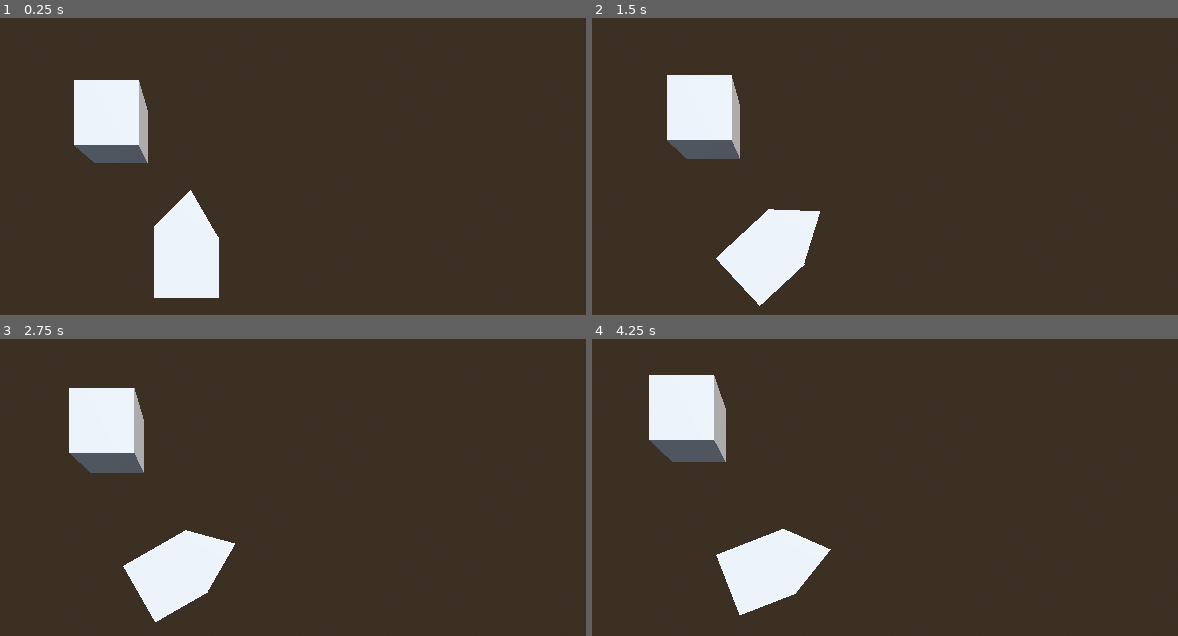
Above: before the commit, frames 1-4 (two rows, left to right).
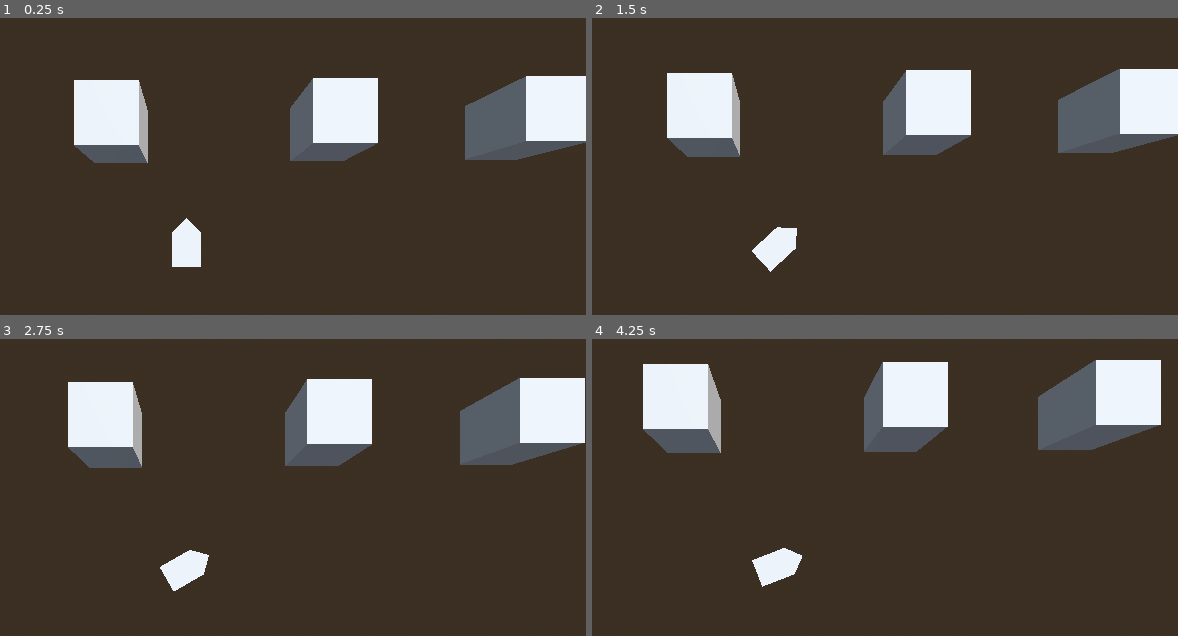
Above: after the commit, the same moments.

Repository: TheiaB/propaganda-asteroids
Game: Godot game, scene res://scenes/game.tscn
The game is run twice, just before and just after one commit, with the same random seed, the same clock (stepped at 60 frames per second) and the same inputs. Before the commit the project starts from res://game.tscn.
Inputs:
- Up to frame 1 (0.25 s): no input
- Up to frame 2 (1.5 s): tap Enter at 0.5 s; hold D (right) 0.53-1.28 s; tap S (break) at 0.6 s; hold A (left) from 1.28 s (still down); tap W (gas) at 1.35 s
- Up to frame 3 (2.75 s): release A (left) at 2.03 s; hold D (right) from 2.03 s (still down); tap S (break) at 2.1 s
- Up to frame 4 (4.25 s): tap W (gas) at 2.85 s; release D (right) at 3.53 s; hold A (left) from 3.53 s (still down); tap S (break) at 3.6 s

The runs differ from the first frame. In frame 1, 11% of the frame differs, in the area x 26-100%, y 19-95%; in frame 2, 12%; in frame 3, 13%; in frame 4, 13%, in the area x 8-98%, y 7-93%.

Commit message:
add collision listener for ship

Diff:
--- a/game.tscn
+++ /dev/null
@@ -1,45 +0,0 @@
-[gd_scene load_steps=7 format=3 uid="uid://cnotxnjbhrj4a"]
-
-[ext_resource type="PackedScene" uid="uid://boprrp0xswaga" path="res://scenes/ship.tscn" id="1_80nbo"]
-[ext_resource type="Script" uid="uid://c3nebth5qx3wg" path="res://scripts/camera_3d.gd" id="1_e2o6t"]
-
-[sub_resource type="ProceduralSkyMaterial" id="ProceduralSkyMaterial_80nbo"]
-sky_horizon_color = Color(0.662243, 0.671743, 0.686743, 1)
-ground_horizon_color = Color(0.662243, 0.671743, 0.686743, 1)
-
-[sub_resource type="Sky" id="Sky_e2o6t"]
-sky_material = SubResource("ProceduralSkyMaterial_80nbo")
-
-[sub_resource type="Environment" id="Environment_feb5d"]
-background_mode = 2
-sky = SubResource("Sky_e2o6t")
-tonemap_mode = 2
-glow_enabled = true
-
-[sub_resource type="BoxShape3D" id="BoxShape3D_e2o6t"]
-
-[node name="Game" type="Node3D"]
-
-[node name="Camera3D" type="Camera3D" parent="." node_paths=PackedStringArray("follow_target")]
-transform = Transform3D(1, 0, 0, 0, -4.37114e-08, 1, 0, -1, -4.37114e-08, 0, 5, 0)
-script = ExtResource("1_e2o6t")
-follow_target = NodePath("../Ship")
-smooth_speed = 3.5
-
-[node name="DirectionalLight3D" type="DirectionalLight3D" parent="."]
-transform = Transform3D(-0.866023, -0.433016, 0.250001, 0, 0.499998, 0.866027, -0.500003, 0.749999, -0.43301, 2.12011, 5.03893, -4.67931)
-shadow_enabled = true
-
-[node name="WorldEnvironment" type="WorldEnvironment" parent="."]
-environment = SubResource("Environment_feb5d")
-
-[node name="Ship" parent="." instance=ExtResource("1_80nbo")]
-unique_name_in_owner = true
-
-[node name="StaticBody3D" type="StaticBody3D" parent="."]
-transform = Transform3D(1, 0, 0, 0, 1, 0, 0, 0, 1, -1.23259, 0, -1.99563)
-
-[node name="CSGBox3D" type="CSGBox3D" parent="StaticBody3D"]
-
-[node name="CollisionShape3D" type="CollisionShape3D" parent="StaticBody3D"]
-shape = SubResource("BoxShape3D_e2o6t")
--- /dev/null
+++ b/scenes/game.tscn
@@ -0,0 +1,93 @@
+[gd_scene load_steps=8 format=3 uid="uid://cnotxnjbhrj4a"]
+
+[ext_resource type="Script" uid="uid://dxicgx2v6rcda" path="res://scripts/game.gd" id="1_lnu2h"]
+[ext_resource type="Script" uid="uid://c3nebth5qx3wg" path="res://scripts/camera_3d.gd" id="1_yqjtg"]
+[ext_resource type="PackedScene" uid="uid://boprrp0xswaga" path="res://scenes/ship.tscn" id="2_lnu2h"]
+
+[sub_resource type="ProceduralSkyMaterial" id="ProceduralSkyMaterial_80nbo"]
+sky_horizon_color = Color(0.662243, 0.671743, 0.686743, 1)
+ground_horizon_color = Color(0.662243, 0.671743, 0.686743, 1)
+
+[sub_resource type="Sky" id="Sky_e2o6t"]
+sky_material = SubResource("ProceduralSkyMaterial_80nbo")
+
+[sub_resource type="Environment" id="Environment_feb5d"]
+background_mode = 2
+sky = SubResource("Sky_e2o6t")
+tonemap_mode = 2
+glow_enabled = true
+
+[sub_resource type="BoxShape3D" id="BoxShape3D_e2o6t"]
+
+[node name="Game" type="Node3D"]
+script = ExtResource("1_lnu2h")
+
+[node name="Camera3D" type="Camera3D" parent="." node_paths=PackedStringArray("follow_target")]
+transform = Transform3D(1, 0, 0, 0, -4.37114e-08, 1, 0, -1, -4.37114e-08, 0, 5, 0)
+script = ExtResource("1_yqjtg")
+follow_target = NodePath("../Ship")
+smooth_speed = 3.5
+
+[node name="DirectionalLight3D" type="DirectionalLight3D" parent="."]
+transform = Transform3D(-0.866023, -0.433016, 0.250001, 0, 0.499998, 0.866027, -0.500003, 0.749999, -0.43301, 2.12011, 5.03893, -4.67931)
+shadow_enabled = true
+
+[node name="WorldEnvironment" type="WorldEnvironment" parent="."]
+environment = SubResource("Environment_feb5d")
+
+[node name="Ship" parent="." instance=ExtResource("2_lnu2h")]
+unique_name_in_owner = true
+transform = Transform3D(0.5, 0, 0, 0, 0.5, 0, 0, 0, 0.5, 0, 0, 0)
+
+[node name="ForScale" type="Node" parent="."]
+
+[node name="StaticBody3D4" type="StaticBody3D" parent="ForScale"]
+transform = Transform3D(1, 0, 0, 0, 1, 0, 0, 0, 1, 15.9383, 0, -2.10728)
+collision_mask = 3
+
+[node name="CSGBox3D" type="CSGBox3D" parent="ForScale/StaticBody3D4"]
+
+[node name="CollisionShape3D" type="CollisionShape3D" parent="ForScale/StaticBody3D4"]
+shape = SubResource("BoxShape3D_e2o6t")
+
+[node name="StaticBody3D5" type="StaticBody3D" parent="ForScale"]
+transform = Transform3D(1, 0, 0, 0, 1, 0, 0, 0, 1, 12.6606, 0, -2.07802)
+
+[node name="CSGBox3D" type="CSGBox3D" parent="ForScale/StaticBody3D5"]
+
+[node name="CollisionShape3D" type="CollisionShape3D" parent="ForScale/StaticBody3D5"]
+shape = SubResource("BoxShape3D_e2o6t")
+
+[node name="StaticBody3D6" type="StaticBody3D" parent="ForScale"]
+transform = Transform3D(1, 0, 0, 0, 1, 0, 0, 0, 1, 8.97652, 0, -2.04319)
+
+[node name="CSGBox3D" type="CSGBox3D" parent="ForScale/StaticBody3D6"]
+
+[node name="CollisionShape3D" type="CollisionShape3D" parent="ForScale/StaticBody3D6"]
+shape = SubResource("BoxShape3D_e2o6t")
+
+[node name="StaticBody3D3" type="StaticBody3D" parent="ForScale"]
+transform = Transform3D(1, 0, 0, 0, 1, 0, 0, 0, 1, 5.72924, 0, -2.05972)
+
+[node name="CSGBox3D" type="CSGBox3D" parent="ForScale/StaticBody3D3"]
+
+[node name="CollisionShape3D" type="CollisionShape3D" parent="ForScale/StaticBody3D3"]
+shape = SubResource("BoxShape3D_e2o6t")
+
+[node name="StaticBody3D2" type="StaticBody3D" parent="ForScale"]
+transform = Transform3D(1, 0, 0, 0, 1, 0, 0, 0, 1, 2.45147, 0, -2.03045)
+collision_layer = 4
+
+[node name="CSGBox3D" type="CSGBox3D" parent="ForScale/StaticBody3D2"]
+
+[node name="CollisionShape3D" type="CollisionShape3D" parent="ForScale/StaticBody3D2"]
+shape = SubResource("BoxShape3D_e2o6t")
+
+[node name="StaticBody3D" type="StaticBody3D" parent="ForScale"]
+transform = Transform3D(1, 0, 0, 0, 1, 0, 0, 0, 1, -1.23259, 0, -1.99563)
+collision_mask = 3
+
+[node name="CSGBox3D" type="CSGBox3D" parent="ForScale/StaticBody3D"]
+
+[node name="CollisionShape3D" type="CollisionShape3D" parent="ForScale/StaticBody3D"]
+shape = SubResource("BoxShape3D_e2o6t")
--- a/scenes/ship.tscn
+++ b/scenes/ship.tscn
@@ -2,26 +2,32 @@
 
 [ext_resource type="Script" uid="uid://bbduxt1lb18ne" path="res://scripts/ship.gd" id="1_2gnfn"]
 
-[sub_resource type="CapsuleShape3D" id="CapsuleShape3D_q631a"]
-height = 1.11408
+[sub_resource type="BoxShape3D" id="BoxShape3D_q631a"]
+size = Vector3(0.707977, 1, 0.704758)
 
 [node name="Ship" type="CharacterBody3D"]
+collision_layer = 2
 script = ExtResource("1_2gnfn")
+ACCELERATION = 3.0
 
 [node name="CollisionShape3D" type="CollisionShape3D" parent="."]
-transform = Transform3D(-4.37114e-08, 0, 1, -0.999665, -0.025863, -4.36968e-08, 0.025863, -0.999665, 1.13051e-09, 0, 0, 0)
-shape = SubResource("CapsuleShape3D_q631a")
+transform = Transform3D(1, 0, 0, 0, 1, 0, 0, 0, 1, 0, 0, 0.246113)
+shape = SubResource("BoxShape3D_q631a")
+
+[node name="CollisionShape3D2" type="CollisionShape3D" parent="."]
+transform = Transform3D(0.707107, 0, 0.707107, 0, 1, 0, -0.707107, 0, 0.707107, -0.000933482, 0, -0.367492)
+shape = SubResource("BoxShape3D_q631a")
 
 [node name="CSGBox3D2" type="CSGBox3D" parent="."]
-transform = Transform3D(-4.37114e-08, 0, 1, 0, 1, 0, -1, 0, -4.37114e-08, 0, 0, 0)
-size = Vector3(1.71826, 1, 1)
+transform = Transform3D(-4.37114e-08, 0, 1, 0, 1, 0, -1, 0, -4.37114e-08, 0, -0.411865, 0)
+size = Vector3(1.71826, 0.17627, 1)
 
-[node name="CSGBox3D2" type="CSGBox3D" parent="CSGBox3D2"]
-transform = Transform3D(-0.501206, 0, 0.865322, 0, 1, 0, -0.865322, 0, -0.501206, 1.09124, 0, 0.478989)
+[node name="CSGBox3D" type="CSGBox3D" parent="CSGBox3D2"]
+transform = Transform3D(0.707105, 0, 0.707105, 0, 1, 0, -0.707105, 0, 0.707105, 0.76285, 0, -0.810236)
 operation = 2
 size = Vector3(1, 1, 1.75757)
 
-[node name="CSGBox3D" type="CSGBox3D" parent="CSGBox3D2"]
-transform = Transform3D(0.707105, 0, 0.707105, 0, 1, 0, -0.707105, 0, 0.707105, 0.76285, 0, -0.695863)
+[node name="CSGBox3D2" type="CSGBox3D" parent="CSGBox3D2"]
+transform = Transform3D(0.707105, 0, -0.707105, 0, 1, 0, 0.707105, 0, 0.707105, 0.763, 0, 0.81)
 operation = 2
 size = Vector3(1, 1, 1.75757)
--- /dev/null
+++ b/scripts/game.gd
@@ -0,0 +1,8 @@
+extends Node3D
+
+func _on_player_hit():
+	print("SUI")
+
+func _ready():
+	var ship = $Ship
+	ship.player_hit.connect(_on_player_hit)
--- a/scripts/ship.gd
+++ b/scripts/ship.gd
@@ -4,9 +4,13 @@
 @export var DECELERATION := 0.0
 @export var MAX_SPEED := 5.0
 @export var ROTATION_SPEED := 1.5
+@export var MIN_SPEED_THRESHOLD := 0.1
+@export var DECELERATION_AFTER_THRESHOLD := 0.1
 
-#TODO: Variablesa
-# MIN_SPEED_THRESHOLD
+signal player_hit
+
+func on_collsion(collision:KinematicCollision3D):
+	emit_signal("player_hit")
 
 func _physics_process(delta):
 	if Input.is_action_pressed("left"):
@@ -21,6 +25,12 @@
 		var direction = (global_transform.basis * input_vector)
 		velocity = velocity.move_toward(direction * MAX_SPEED, ACCELERATION * delta)
 	else:
-		velocity = velocity.move_toward(Vector3.ZERO, DECELERATION * delta)
+		if velocity.x <= MIN_SPEED_THRESHOLD and velocity.z <= MIN_SPEED_THRESHOLD:
+			velocity = velocity.move_toward(Vector3.ZERO, DECELERATION_AFTER_THRESHOLD * delta)
+		else:
+			velocity = velocity.move_toward(Vector3.ZERO, DECELERATION * delta)
 
 	move_and_slide()
+	for i in get_slide_collision_count():
+		var collision = get_slide_collision(i)
+		on_collsion(collision)
Not shown, added: scripts/game.gd.uid
